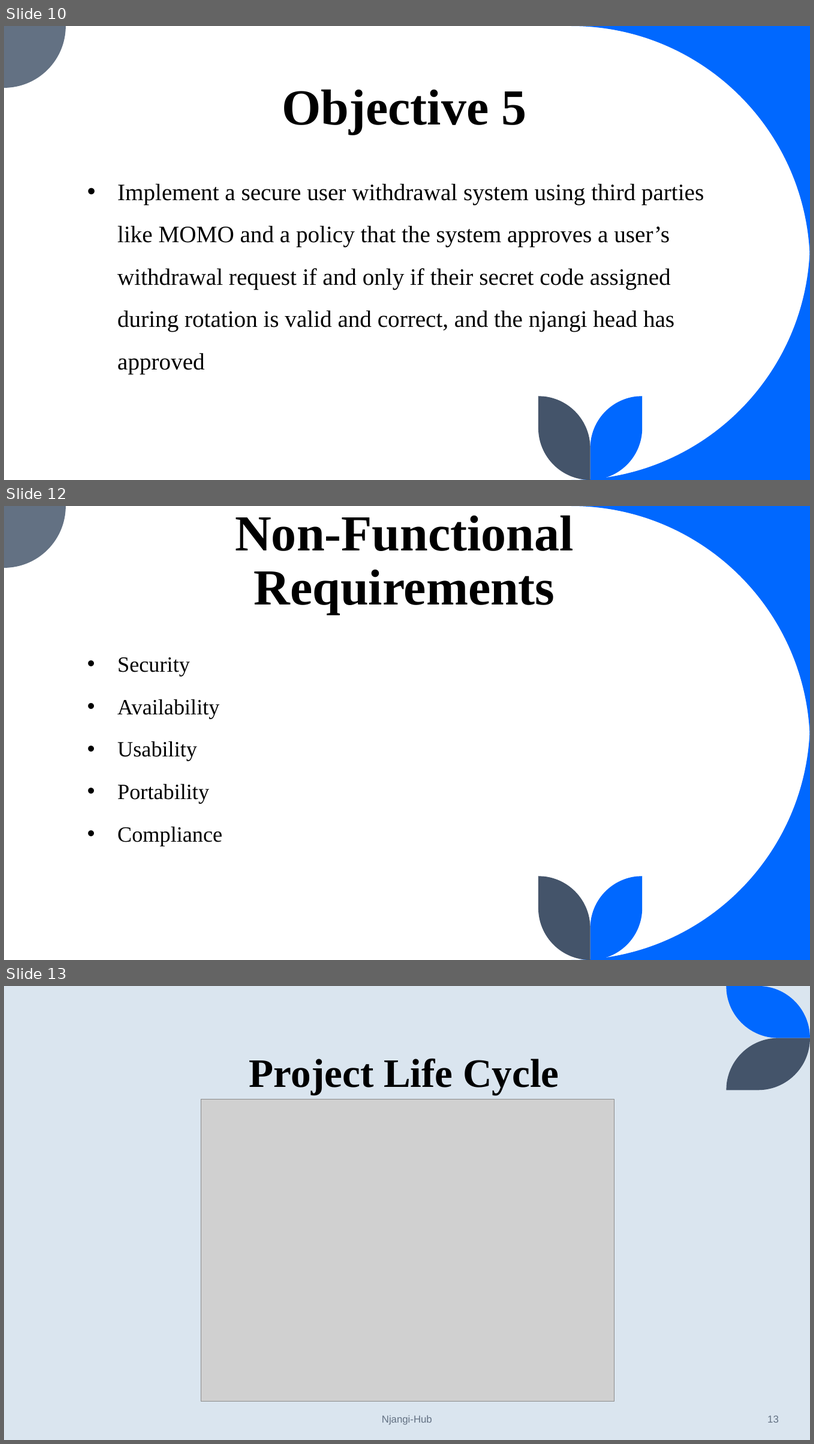
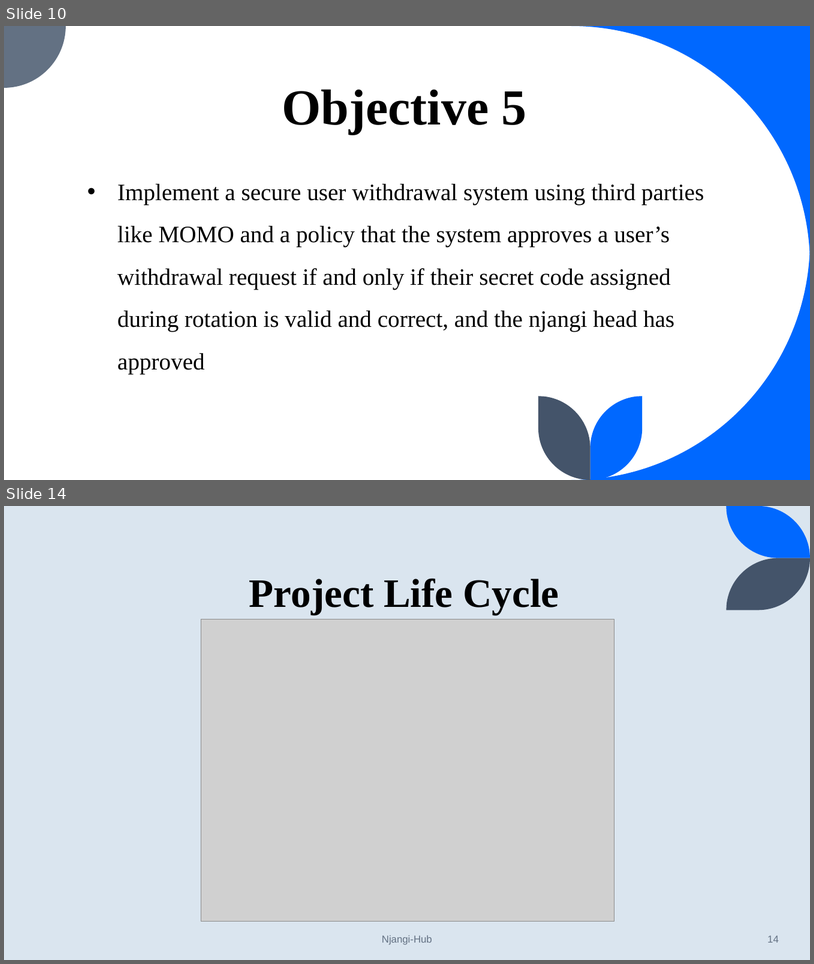
Before and after one commit to Fuangi/Landmark-njangi-hub, a slide deck: njangi.pptx. Shown one above the other, each under a label of ours: slides 10, 12 and 13 before the commit, slides 10 and 14 after it; the slides between them are not shown. The pictures are 814x1444 and 814x964 pixels, drawn with LibreOffice and Linux fonts; fonts in the diff are those of the drawing; grey boxes stand for pictures. Boxes give left, top, right and bottom in pixels: in the first picture for what was removed or moved away, otherwise in the second. Text is boxed around its words. In the diff, an @@ line names an element or a change of style, - is before the commit and + after.

Commit message:
More edits on the presentation for requirements, added some of Emmanuel's work

```diff
--- a/njangi.pptx
+++ b/njangi.pptx
@@ slide 12 removed at [4, 506, 810, 960], background #FFFFFF; not listed: 5 template elements that a slide beside it also shows @@
@@ title removed at [235, 515, 573, 614] @@
-Non-Functional Requirements
@@ text removed at [117, 657, 222, 846] @@
-• Security
-• Availability
-• Usability
-• Portability
-• Compliance
@@ what was slide 13 is now slide 14 @@
@@ page number at [768, 935, 779, 942]: text changed @@
-13
+14
```
Also in this commit, not shown: 2 slides changed, 2 slides added, 4 other files.
